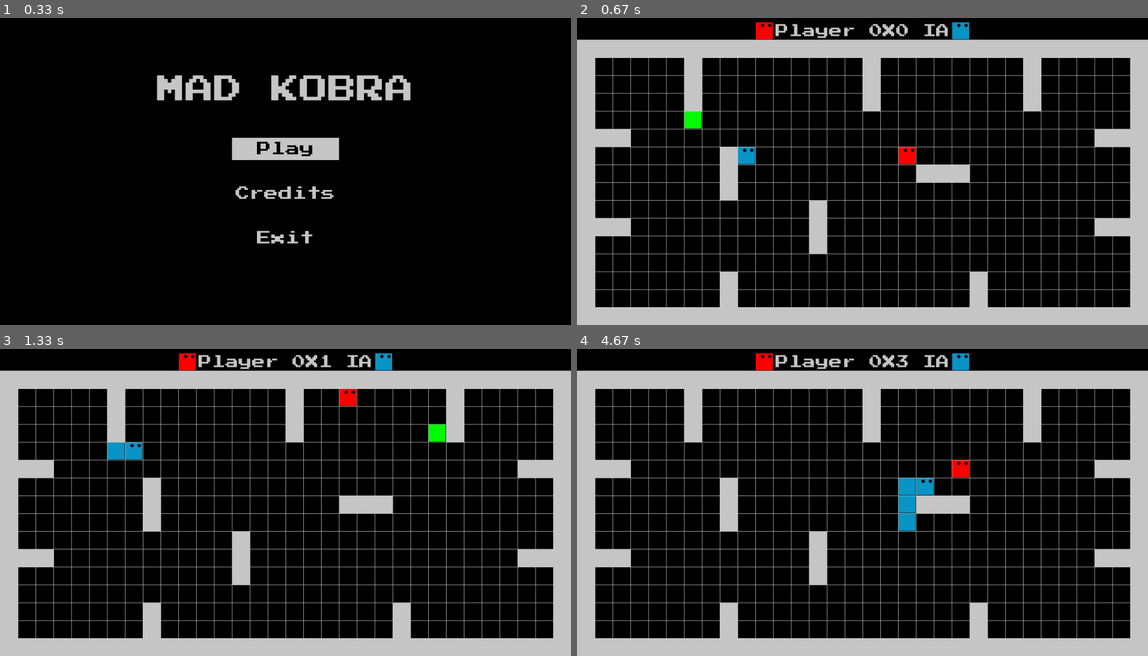
Above: before the commit, frames 1-4 (two rows, left to right).
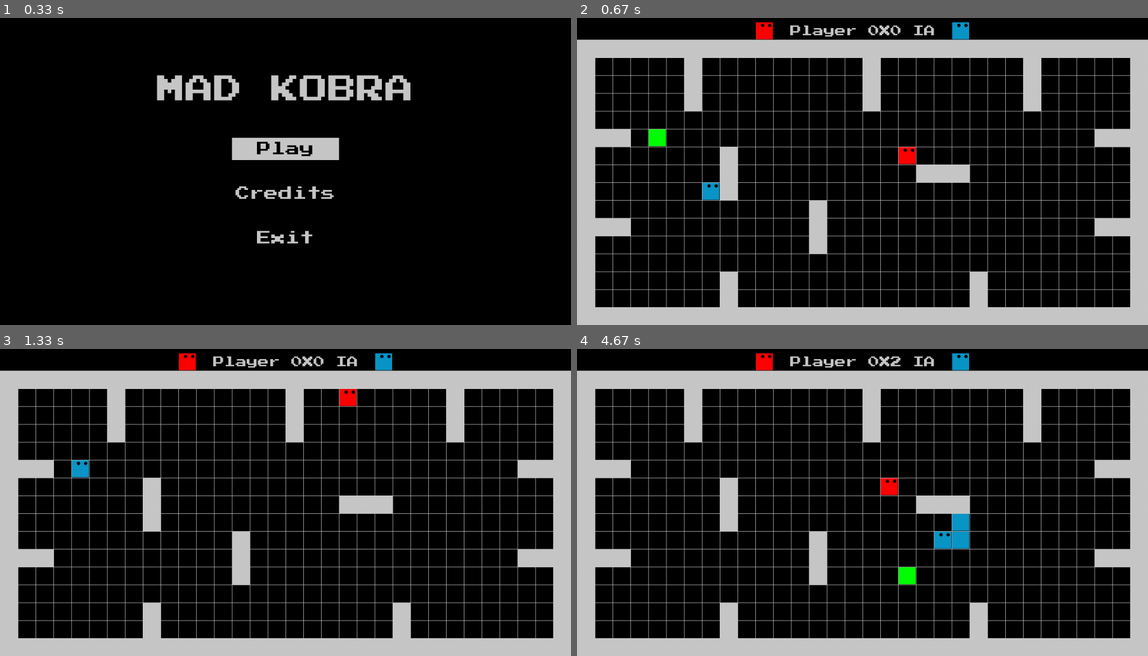
Above: after the commit, the same moments.

Repository: LUDUSLab/stem-games
Game: pygame game, started from Snake3Equipe2/main.py
Same seed, same stepped clock (60 frames per second), same inputs: the game is played once before the commit and once after it.
Inputs:
- Up to frame 1 (0.33 s): no input
- Up to frame 2 (0.67 s): tap Enter at 0.33 s
- Up to frame 3 (1.33 s): hold W 0.67-1.13 s; hold D from 1.17 s (still down)
- Up to frame 4 (4.67 s): release D at 1.63 s; hold A 1.67-2.2 s; hold S 2.23-2.53 s; hold A 2.57-2.97 s; hold W 3-3.37 s; hold D 3.4-4.03 s; hold S 4.07-4.43 s; hold A from 4.47 s (still down)

Frame 1 is identical in both runs. In frame 2, 1.4% of the frame differs, in the area x 12-65%, y 1-60%; in frame 3, 1.3%; in frame 4, 2.4%, in the area x 34-69%, y 1-77%.

Commit message:
collision with obstacles added

Diff:
--- a/Snake3Equipe2/arena.py
+++ b/Snake3Equipe2/arena.py
@@ -12,19 +12,24 @@
         self.rows = 18
         self.size = size
         self.grid = grid
-        self.fruit = fruit.Fruit(1, (random.randrange(3, 28), random.randrange(3, 14)))
+        self.fruit = fruit.Fruit(1, (random.randrange(1, 30), random.randrange(3, 16)))
         self.snake_player = snake.SnakePlayer((255, 0, 0), (15, 8))
         self.snake_bot = snake.SnakeBot((10, 150, 200), (10, 10))
         self.wall = wall.Wall()
         self.wall = wall.Obstacles((200, 200, 200))
+        self.obst_pos = [(1, 7), (2, 7), (6, 3), (6, 4), (6, 5), (16, 3), (16, 4), (16, 5), (25, 3), (25, 4), (25, 5),
+                         (30, 7), (29, 7), (19, 9), (20, 9), (21, 9), (8, 8), (8, 9), (8, 10), (1, 12), (2, 12),
+                         (13, 11), (13, 12), (13, 13), (8, 15), (8, 16), (8, 17), (30, 12), (29, 12), (22, 15),
+                         (22, 16),
+                         (22, 17)]
 
     def random_fruit(self):
         positions1 = self.snake_player.get_body()
         positions2 = self.snake_bot.get_body()
 
         while True:
-            x = random.randrange(3, 28)
-            y = random.randrange(3, 14)
+            x = random.randrange(1, 30)
+            y = random.randrange(3, 16)
             if len(list(filter(lambda z: z.pos == (x, y), positions1))) > 0 or \
                     len(list(filter(lambda z: z.pos == (x, y), positions2))) > 0:
                 continue
@@ -51,6 +56,11 @@
             self.fruit = fruit.Fruit(1, self.random_fruit())
             self.snake_bot.score += self.fruit.value
 
+    def collision_obstacles(self):
+        for i in range(len(self.obst_pos)):
+            if self.snake_player.head.pos == self.obst_pos[i]:
+                self.snake_player.reset((15, 8))
+
     def draw_grid(self, columns, rows, surface):
         if self.grid:
             sqrsize = self.size[0] // columns
--- a/Snake3Equipe2/game.py
+++ b/Snake3Equipe2/game.py
@@ -24,6 +24,7 @@
         self.display_surface()
         self.arena.collision_with_snake()
         self.arena.collision_fruit_snake()
+        self.arena.collision_obstacles()
         self.snake_bot.move(self.arena.fruit.pos)
         self.snake_player.move()
         self.arena.redraw_window(self.surface)
--- a/Snake3Equipe2/hud.py
+++ b/Snake3Equipe2/hud.py
@@ -5,7 +5,7 @@
 
 class Score(object):
     def __init__(self):
-        self.font = config.font(30)
+        self.font = config.font(25)
         self.text = self.font.render("Player " + str(arena.arena_obj.snake_player.score) + "X" +
                                      str(arena.arena_obj.snake_bot.score) + " IA", True, config.COLOR_LIGHT_GRAY)
         self.text_rect = self.text.get_rect()
